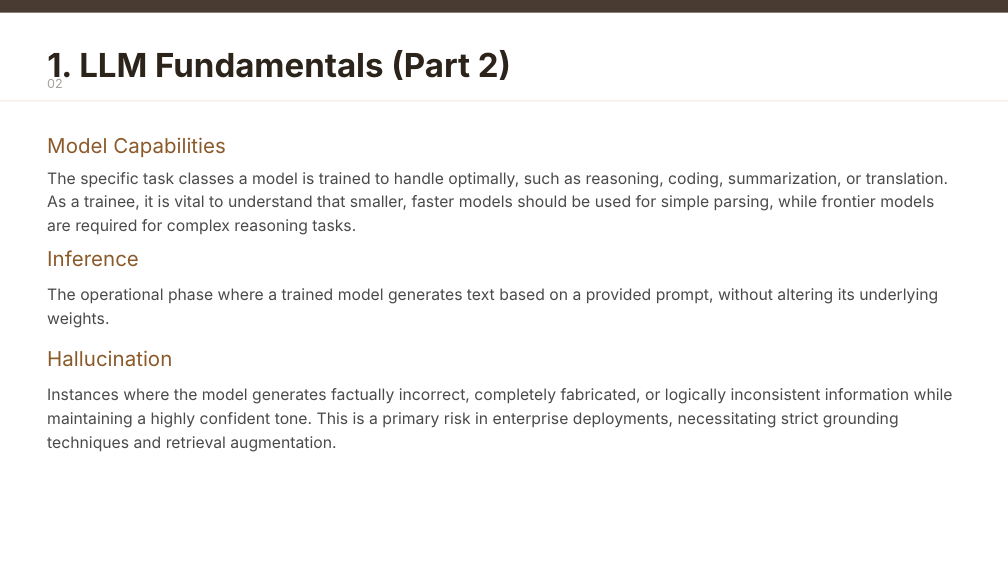
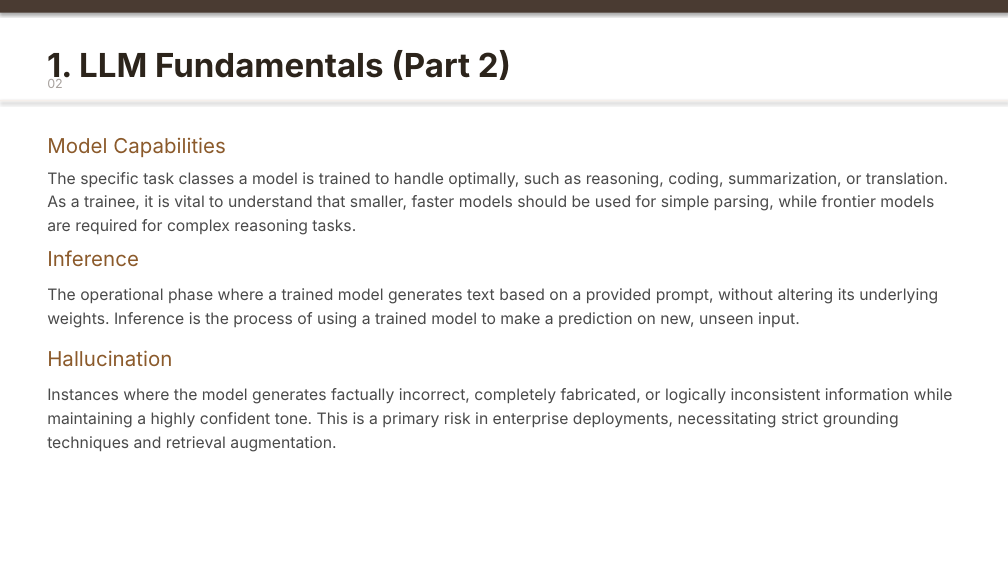
Before and after one commit to Eniyan-Ravi/Weekly_report, a slide deck: slide 3 of LLMs, RAG & Agents Concepts.pptx. Drawn at 1008x567 pixels with LibreOffice and Linux fonts; fonts in the diff are those of the drawing. Boxes give left, top, right and bottom in pixels: in the first picture for what was removed or moved away, otherwise in the second. Text is boxed around its words. In the diff, an @@ line names an element or a change of style, - is before the commit and + after.

```diff
--- a/LLMs, RAG & Agents Concepts.pptx
+++ b/LLMs, RAG & Agents Concepts.pptx
@@ rectangle at [0,0,1008,13]: shadow on @@
@@ rectangle at [0,100,1008,101]: shadow on @@
@@ text at [47,288,938,328]: text changed @@
-The operational phase where a trained model generates text based on a provided prompt, without altering its underlying weights.
+The operational phase where a trained model generates text based on a provided prompt, without altering its underlying weights. Inference is the process of using a trained model to make a prediction on new, unseen input.
```
Also in this commit, not shown: 16 other slides changed.
